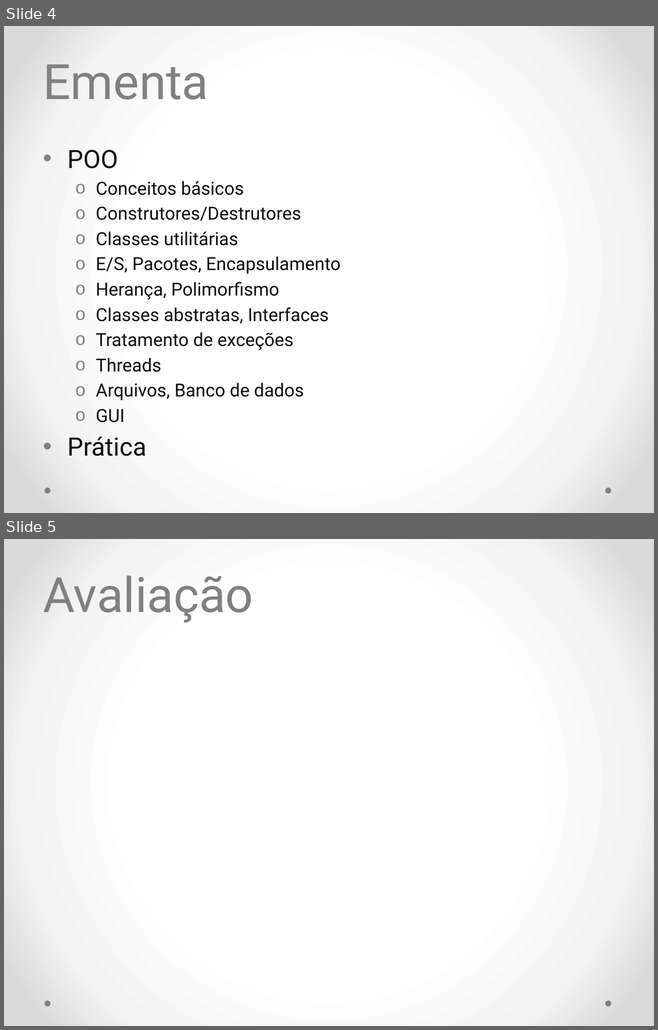
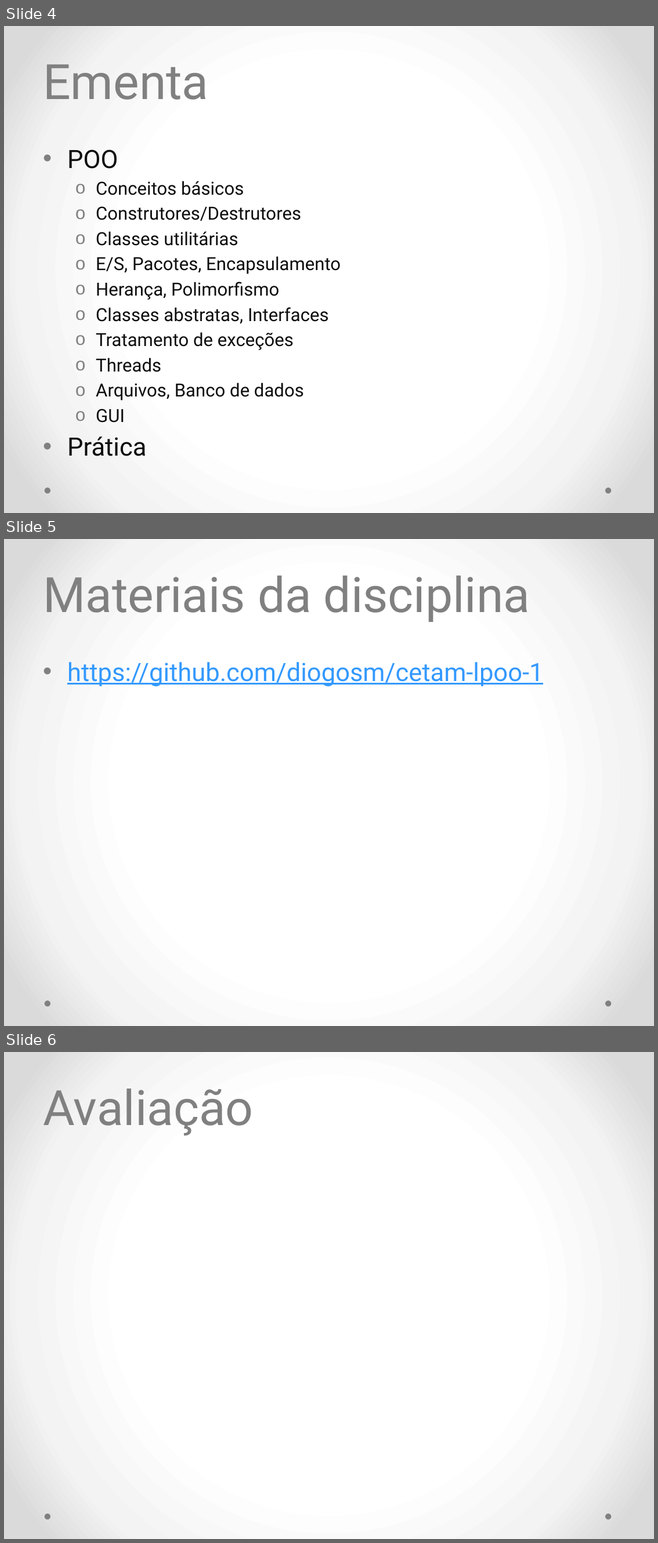
Before and after one commit to diogosm/cetam-lpoo-1, a slide deck: slides/aula 0.pptx. Shown one above the other, each under a label of ours: slides 4 and 5 before the commit, slides 4, 5 and 6 after it. The pictures are 658x1030 and 658x1543 pixels, drawn with LibreOffice and Linux fonts; fonts in the diff are those of the drawing; grey boxes stand for pictures. Boxes give left, top, right and bottom in pixels: in the first picture for what was removed or moved away, otherwise in the second. Text is boxed around its words. In the diff, an @@ line names an element or a change of style, - is before the commit and + after.

```diff
--- a/slides/aula 0.pptx
+++ b/slides/aula 0.pptx
@@ slide 5 added at box(4, 539, 654, 1026), background gradient #FFFFFF to #F4F4F4 to #DADADA; not listed: 2 template elements that a slide beside it also shows @@
@@ title added at box(43, 576, 529, 622), 54 pt, text #808080 @@
+Materiais da disciplina
@@ text added at box(67, 662, 543, 686), 28 pt, text #3399FF, underline @@
+• https://github.com/diogosm/cetam-lpoo-1
@@ what was slide 5 is now slide 6 @@
```
Also in this commit, not shown: 1 slide changed.
